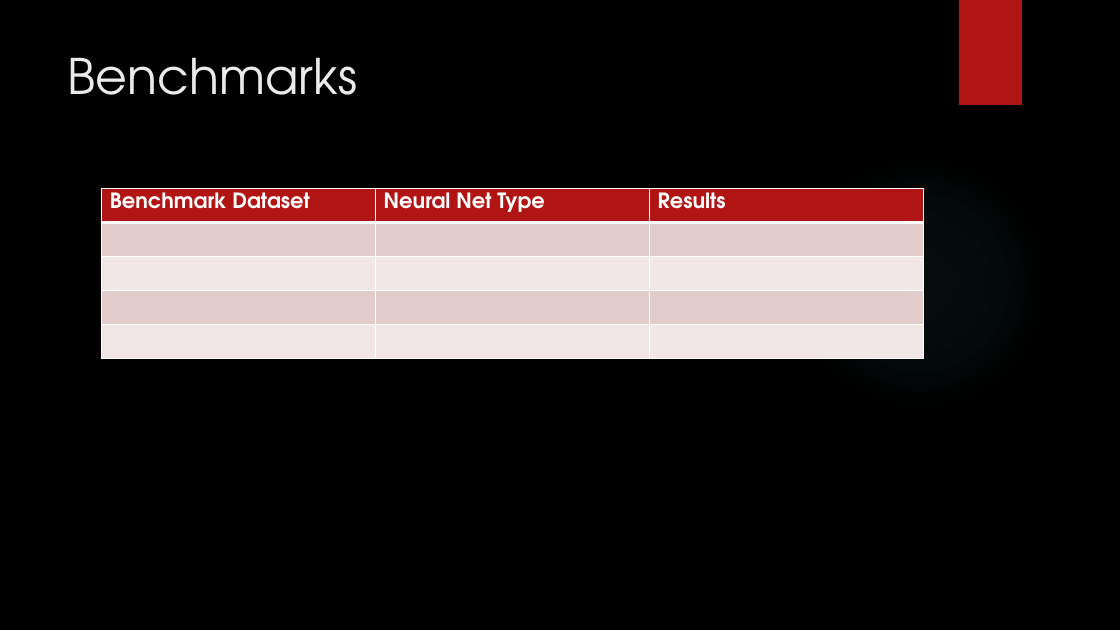
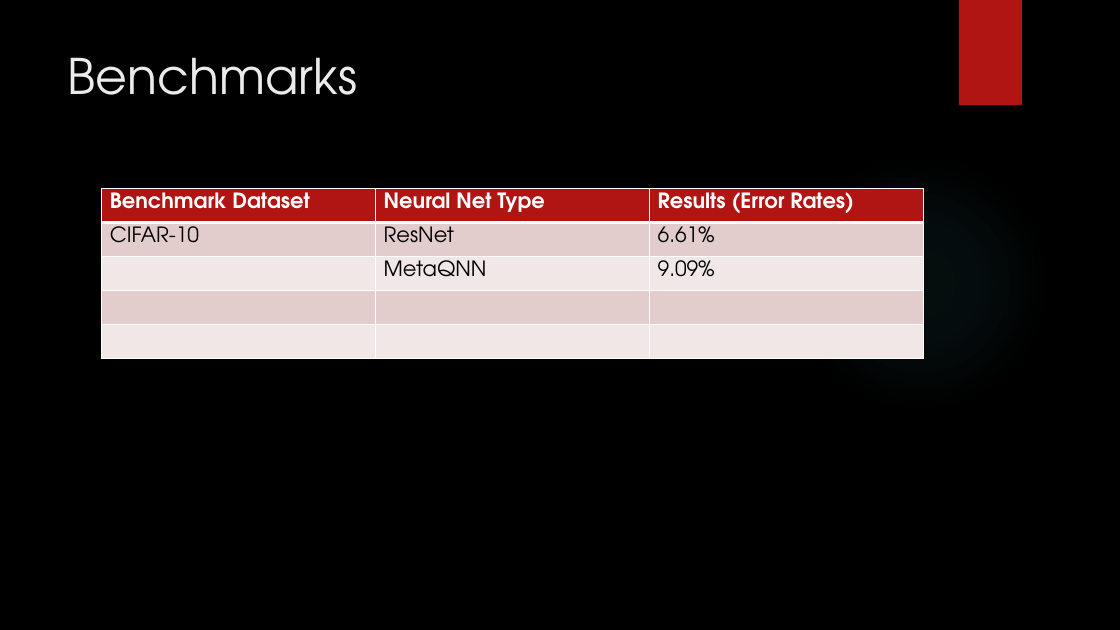
Before and after one commit to mohsin-ashraf/Neuroevolution-of-CNN, a slide deck: slide 9 of documentation/university-requisite/proposal-presentation/Nature Inspired CNNs Optimization.pptx. Drawn at 1120x630 pixels with LibreOffice and Linux fonts; fonts in the diff are those of the drawing; background and template pictures are left out. Boxes give left, top, right and bottom in pixels: in the first picture for what was removed or moved away, otherwise in the second. Text is boxed around its words. In the diff, an @@ line names an element or a change of style, - is before the commit and + after.

Commit message:
Updated PPT

```diff
--- a/documentation/university-requisite/proposal-presentation/Nature Inspired CNNs Optimization.pptx
+++ b/documentation/university-requisite/proposal-presentation/Nature Inspired CNNs Optimization.pptx
@@ table at bbox=[102, 188, 923, 359] @@
-row 1: Benchmark Dataset | Neural Net Type | Results
+row 1: Benchmark Dataset | Neural Net Type | Results (Error Rates)
+row 2: CIFAR-10 | ResNet | 6.61%
+row 3:  | MetaQNN | 9.09%
-row 4:  |  | 
-row 5:  |  | 
```
Also in this commit, not shown: 3 other slides changed.
